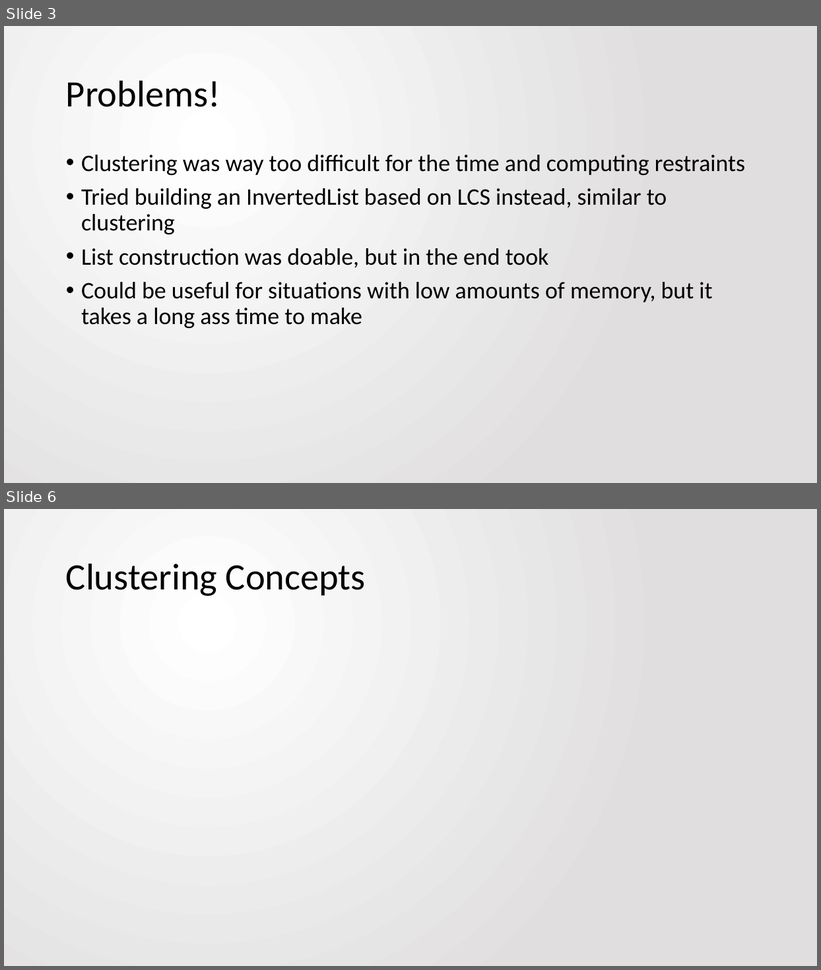
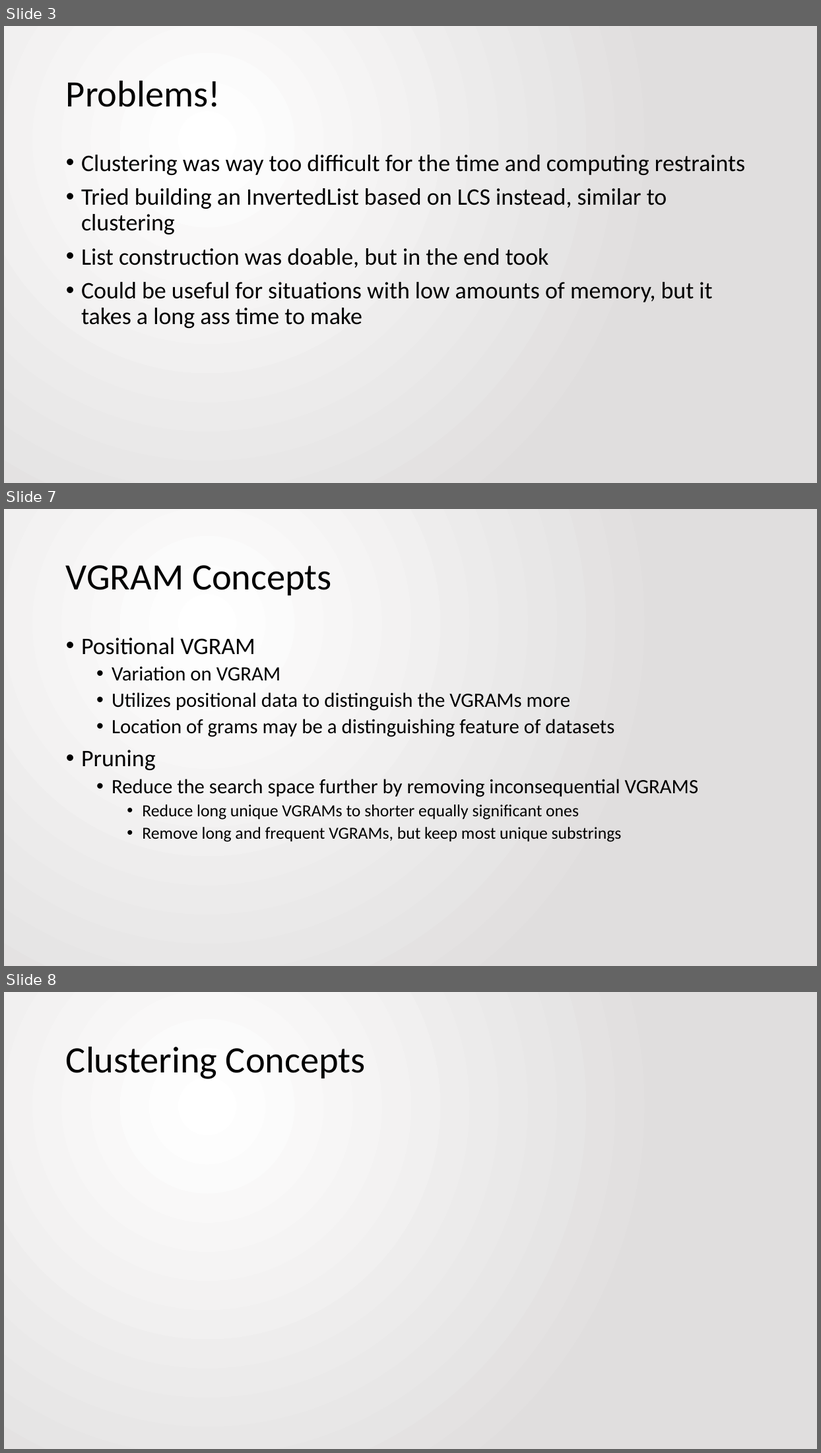
Before and after one commit to jbfitz/EECS405, a slide deck: Final Paper/presentation.pptx. Shown one above the other, each under a label of ours: slides 3 and 6 before the commit, slides 3, 7 and 8 after it; the slides between them are not shown. The pictures are 821x970 and 821x1453 pixels, drawn with LibreOffice and Linux fonts; fonts in the diff are those of the drawing. Boxes give left, top, right and bottom in pixels: in the first picture for what was removed or moved away, otherwise in the second. Text is boxed around its words. In the diff, an @@ line names an element or a change of style, - is before the commit and + after.

Commit message:
Top-K, VGRAM Slides added

```diff
--- a/Final Paper/presentation.pptx
+++ b/Final Paper/presentation.pptx
@@ slide 7 added at (4,509,817,966), background gradient #FFFFFF to #E1DFDF @@
@@ title added at (66,565,332,595), 44 pt, text #000000 @@
+VGRAM Concepts
@@ text added at (81,638,698,842), 24 pt, text #000000 @@
+• Positional VGRAM
+  • Variation on VGRAM
+  • Utilizes positional data to distinguish the VGRAMs more
+  • Location of grams may be a distinguishing feature of datasets
+• Pruning
+  • Reduce the search space further by removing inconsequential VGRAMS
+    • Reduce long unique VGRAMs to shorter equally significant ones
+    • Remove long and frequent VGRAMs, but keep most unique substrings
@@ what was slide 6 is now slide 8 @@
```
Also in this commit, not shown: 2 slides changed, 2 other slides added, 1 slide removed.
